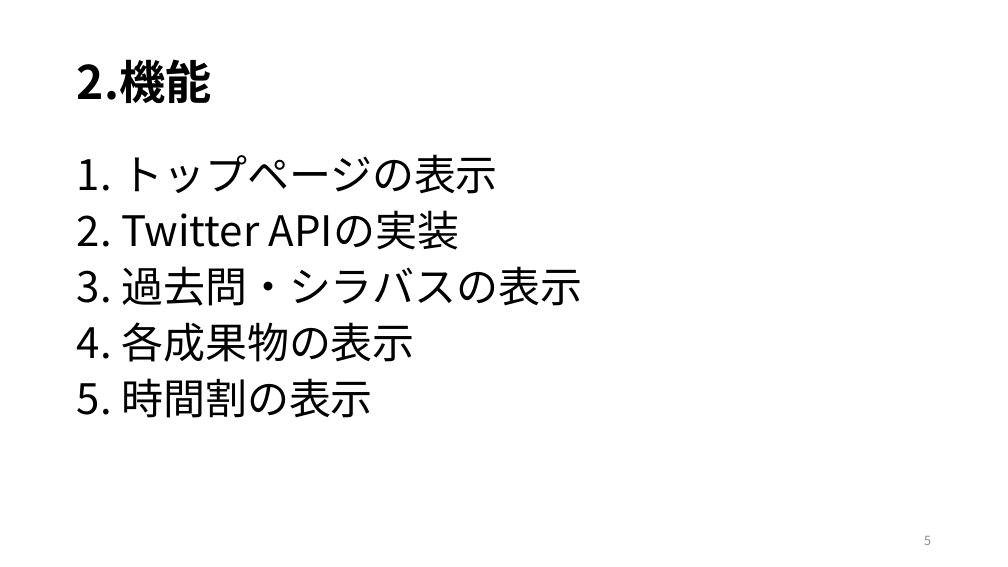
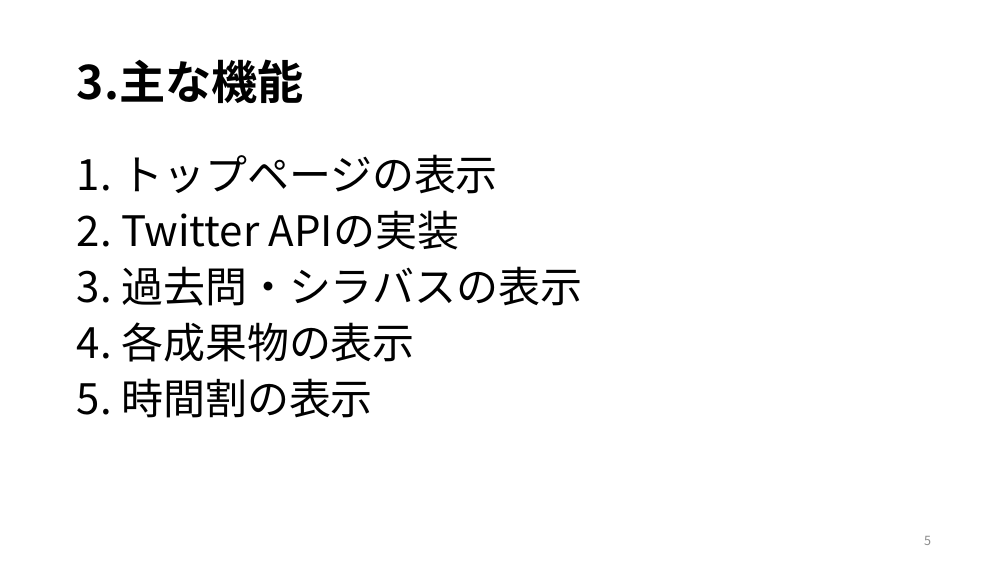
Before and after one commit to kazukiyoshida96/PM-, a slide deck: slide 5 of ＰＭ学科専用2.pptx. Drawn at 1008x567 pixels with LibreOffice and Linux fonts; fonts in the diff are those of the drawing. Boxes give left, top, right and bottom in pixels: in the first picture for what was removed or moved away, otherwise in the second. Text is boxed around its words. In the diff, an @@ line names an element or a change of style, - is before the commit and + after.

```diff
--- a/ＰＭ学科専用2.pptx
+++ b/ＰＭ学科専用2.pptx
@@ title at (77, 59, 304, 103): text changed @@
-2.機能
+3.主な機能
```
Also in this commit, not shown: 8 other slides changed, 1 slide added, 1 other file.
